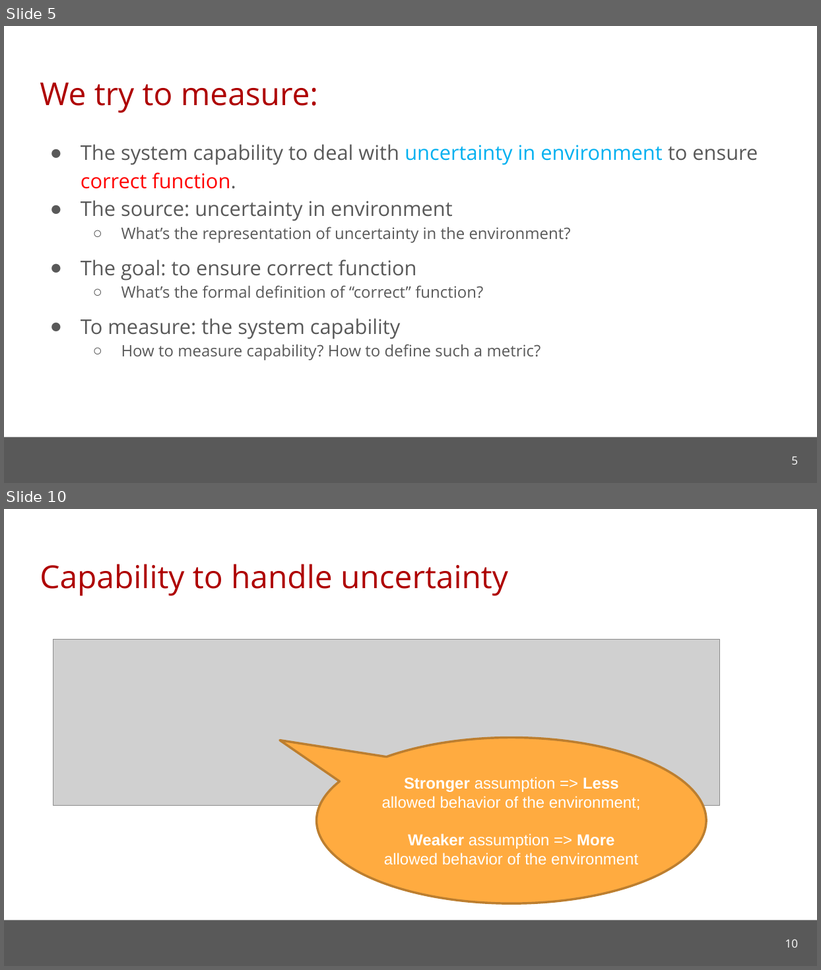
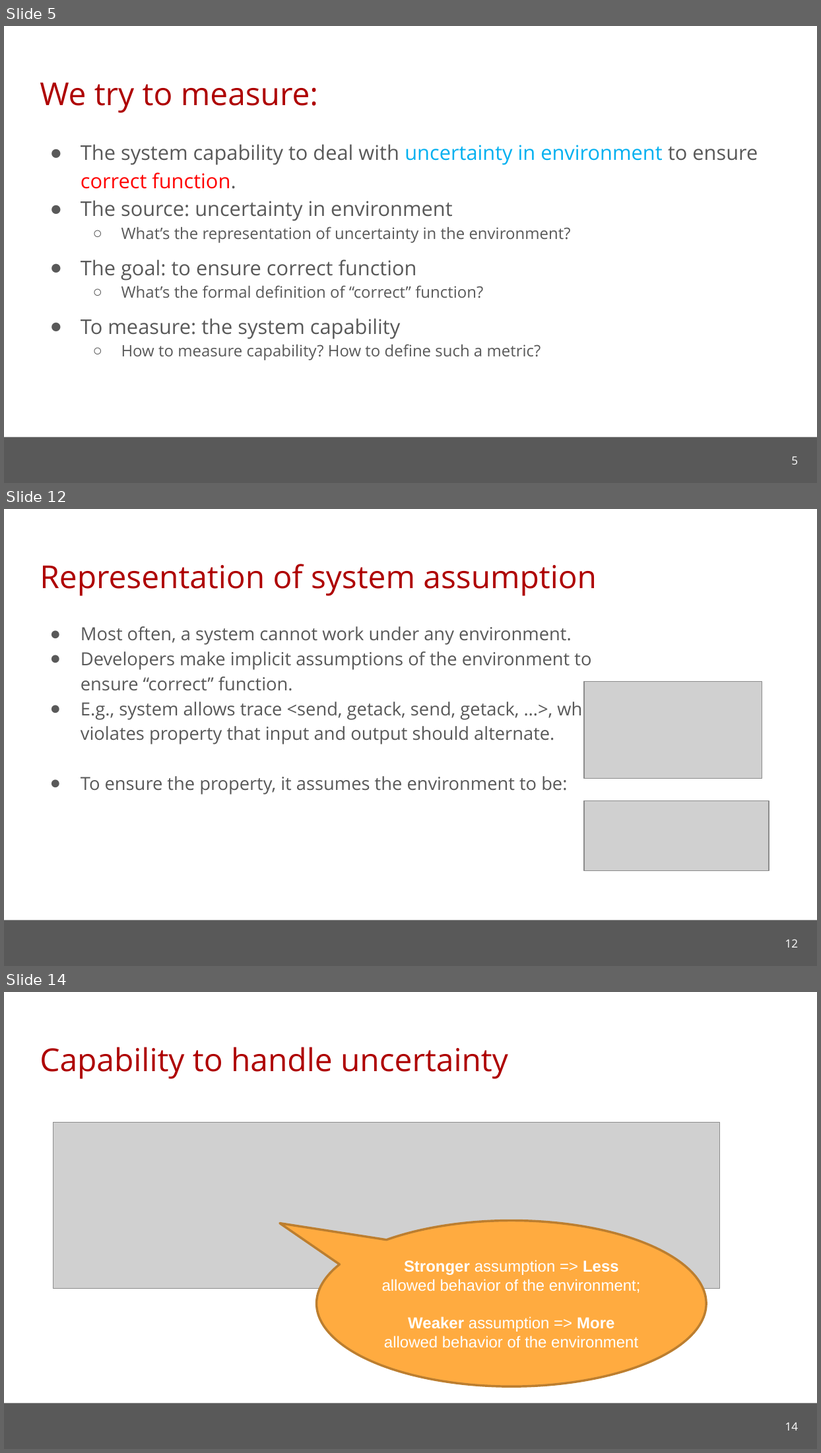
Before and after one commit to cmu-soda/Robustness, a slide deck: Robustness.pptx. Shown one above the other, each under a label of ours: slides 5 and 10 before the commit, slides 5, 12 and 14 after it; the slides between them are not shown. The pictures are 821x970 and 821x1453 pixels, drawn with LibreOffice and Linux fonts; fonts in the diff are those of the drawing; grey boxes stand for pictures; background and template pictures are left out. Boxes give left, top, right and bottom in pixels: in the first picture for what was removed or moved away, otherwise in the second. Text is boxed around its words. In the diff, an @@ line names an element or a change of style, - is before the commit and + after.

```diff
--- a/Robustness.pptx
+++ b/Robustness.pptx
@@ slide 12 added at bbox=[4, 509, 817, 966], background #FFFFFF; not listed: 1 template element that a slide beside it also shows @@
@@ title added at bbox=[40, 564, 597, 596], 28 pt, text #AE0000 @@
+Representation of system assumption
@@ text added at bbox=[81, 626, 607, 795], 16 pt, text #595959 @@
+● Most often, a system cannot work under any environment.
+● Developers make implicit assumptions of the environment to ensure “correct” function.
+● E.g., system allows trace <send, getack, send, getack, …>, which violates property that input and output should alternate.
+● To ensure the property, it assumes the environment to be:
@@ picture added at bbox=[585, 681, 762, 778] @@
@@ picture added at bbox=[585, 801, 769, 871] @@
@@ page number added at bbox=[785, 939, 798, 948], 10 pt, text #FFFFFF @@
+12
@@ what was slide 10 is now slide 14 @@
@@ page number at bbox=[785, 1422, 798, 1431]: text changed @@
-10
+14
```
Also in this commit, not shown: 4 slides changed, 3 other slides added.
